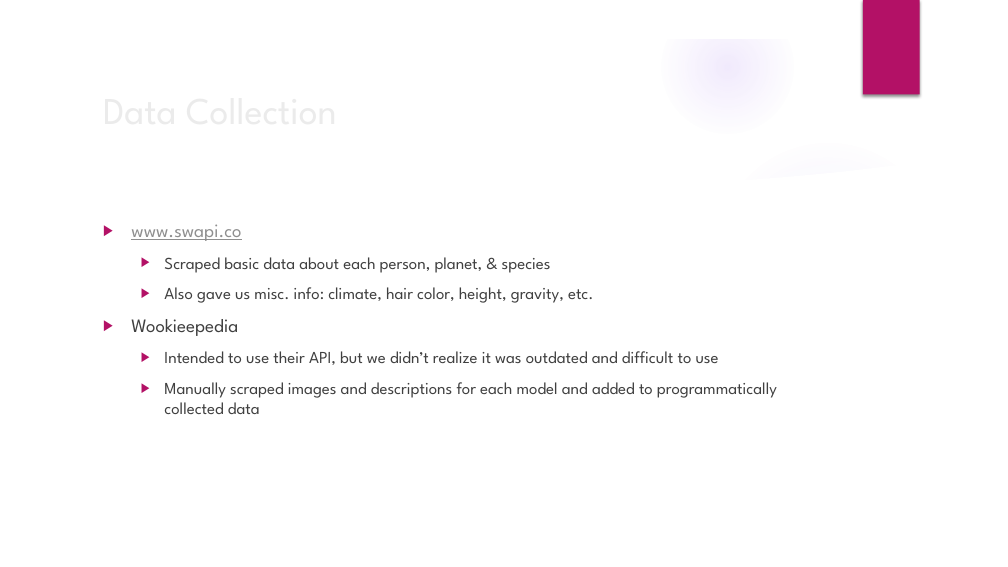
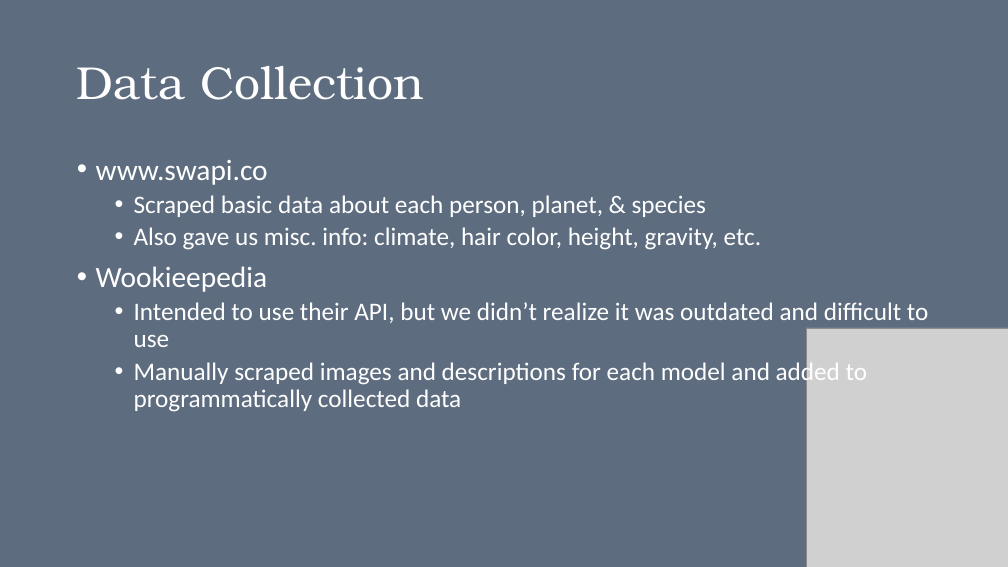
Before and after one commit to dianaruth/cs373-idb, a slide deck: slide 4 of swewars.pptx. Drawn at 1008x567 pixels with LibreOffice and Linux fonts; fonts in the diff are those of the drawing; grey boxes stand for pictures; background and template pictures are left out. Boxes give left, top, right and bottom in pixels: in the first picture for what was removed or moved away, otherwise in the second. Text is boxed around its words. In the diff, an @@ line names an element or a change of style, - is before the commit and + after.

```diff
--- a/swewars.pptx
+++ b/swewars.pptx
@@ background picture (left out) to #5D6C7F @@
@@ group removed at (x1=0, y1=0, x2=1008, y2=567): 5 ellipses, 3 freeform shapes @@
@@ rectangle removed at (x1=863, y1=0, x2=920, y2=95) @@
@@ title "Data Collection" moved from (x1=263, y1=257, x2=295, y2=269) to (x1=77, y1=66, x2=424, y2=100) @@
@@ title "Data Collection" at (x1=77, y1=66, x2=424, y2=100): size 36 to 44 pt, font League Spartan to TeX Gyre Bonum, text colour #EBEBEB to #FFFFFF; line spacing 1 to 0.9 @@
@@ text "www.swapi.co" moved from (x1=131, y1=224, x2=777, y2=414) to (x1=96, y1=160, x2=928, y2=412) @@
@@ text "www.swapi.co" at (x1=96, y1=160, x2=928, y2=412): size 18 to 28 pt in "www.swapi.co", "Wookieepedia"; font League Spartan to Calibri, size 16 to 24 pt, text colour #404040 to #FFFFFF; text colour #8F8F8F to #FFFFFF, underline off in "www.swapi.co"; bullet ▶ to •; line spacing 1 to 0.9; less space between paragraphs @@
@@ picture added at (x1=806, y1=328, x2=1008, y2=567) @@
```
Also in this commit, not shown: 11 other slides changed, 1 slide added, 1 slide removed.
